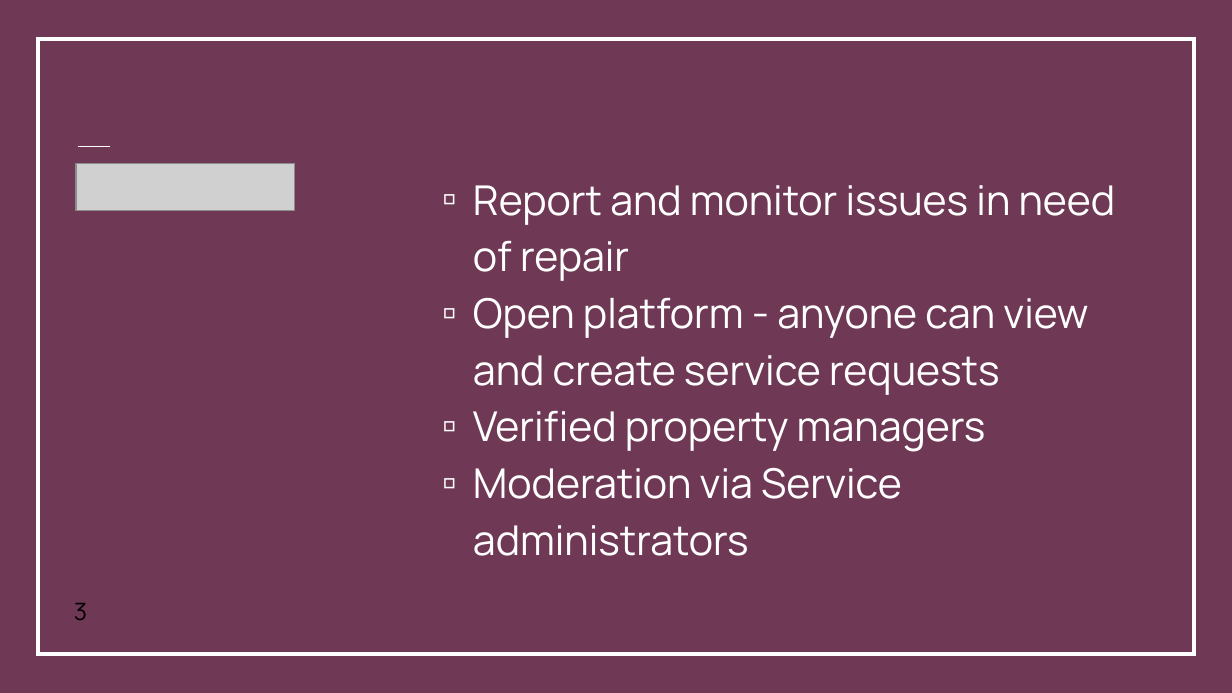
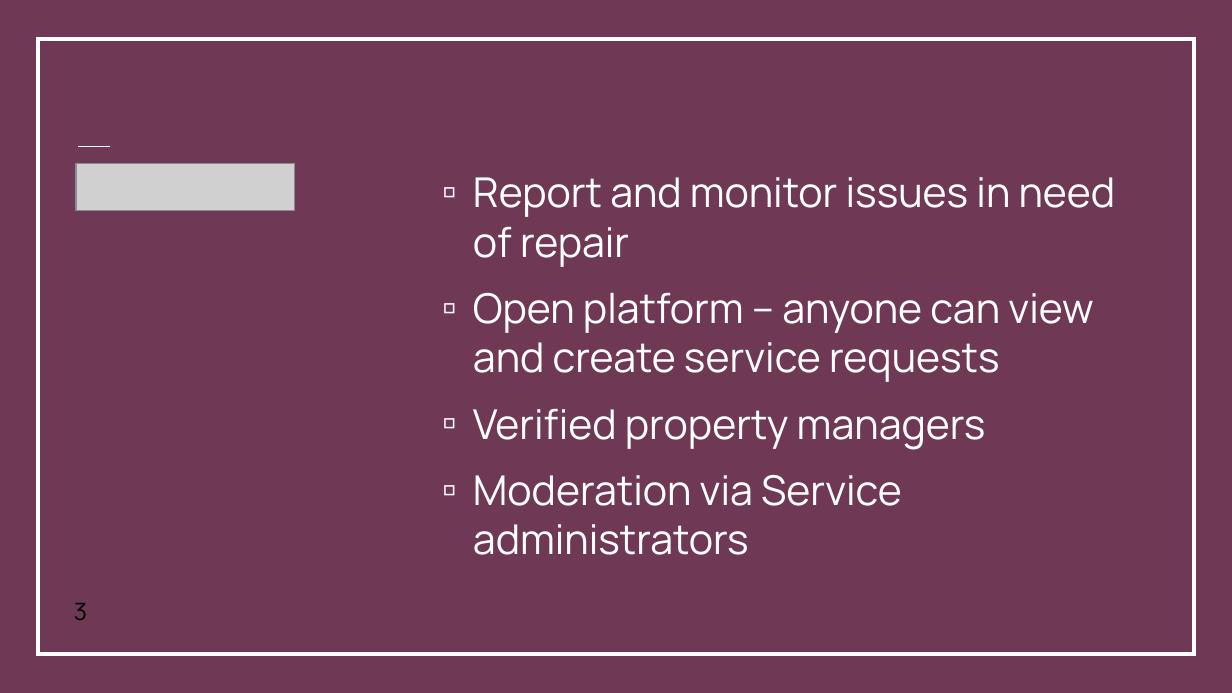
Before and after one commit to Ninjinkai/ScrumbagsProject, a slide deck: slide 3 of Service Final Presentation.pptx. Drawn at 1232x693 pixels with LibreOffice and Linux fonts; fonts in the diff are those of the drawing; grey boxes stand for pictures; background and template pictures are left out. Boxes give left, top, right and bottom in pixels: in the first picture for what was removed or moved away, otherwise in the second. Text is boxed around its words. In the diff, an @@ line names an element or a change of style, - is before the commit and + after.

Commit message:
Last test run, more changes to report and presentation.

```diff
--- a/Service Final Presentation.pptx
+++ b/Service Final Presentation.pptx
@@ text at (473, 177, 1116, 555): line spacing 1.15 to 1; more space between paragraphs @@
@@ text at (473, 293, 1093, 382): text changed @@
-▫ Open platform - anyone can view and create service requests
+▫ Open platform – anyone can view and create service requests
```
Also in this commit, not shown: 5 other slides changed, 3 other files.
